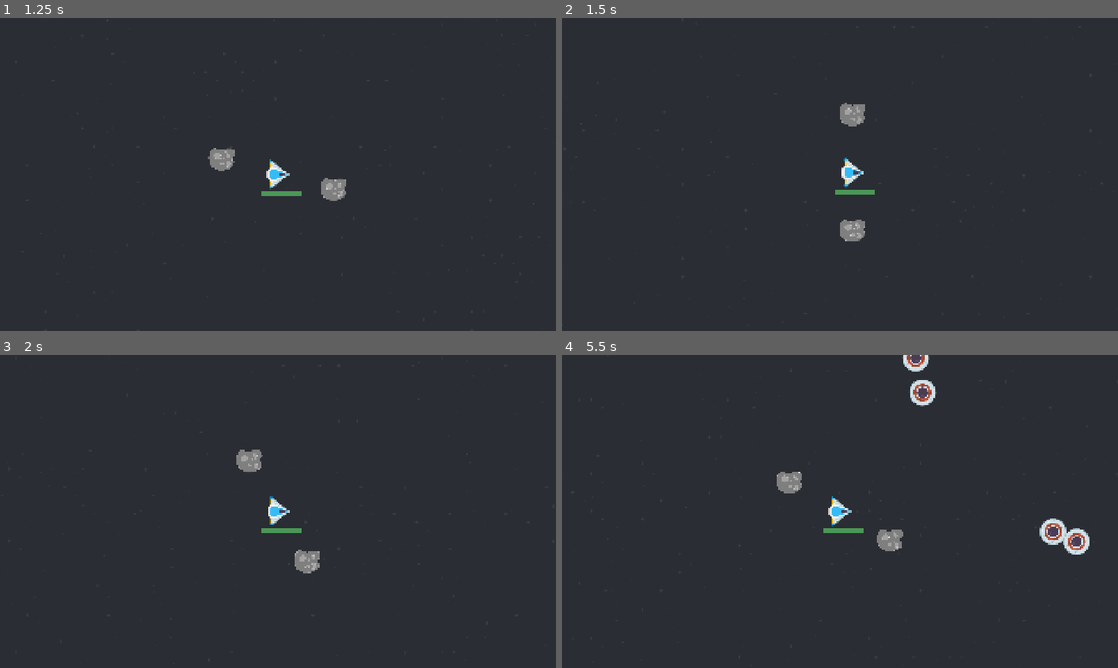
Above: before the commit, frames 1-4 (two rows, left to right).
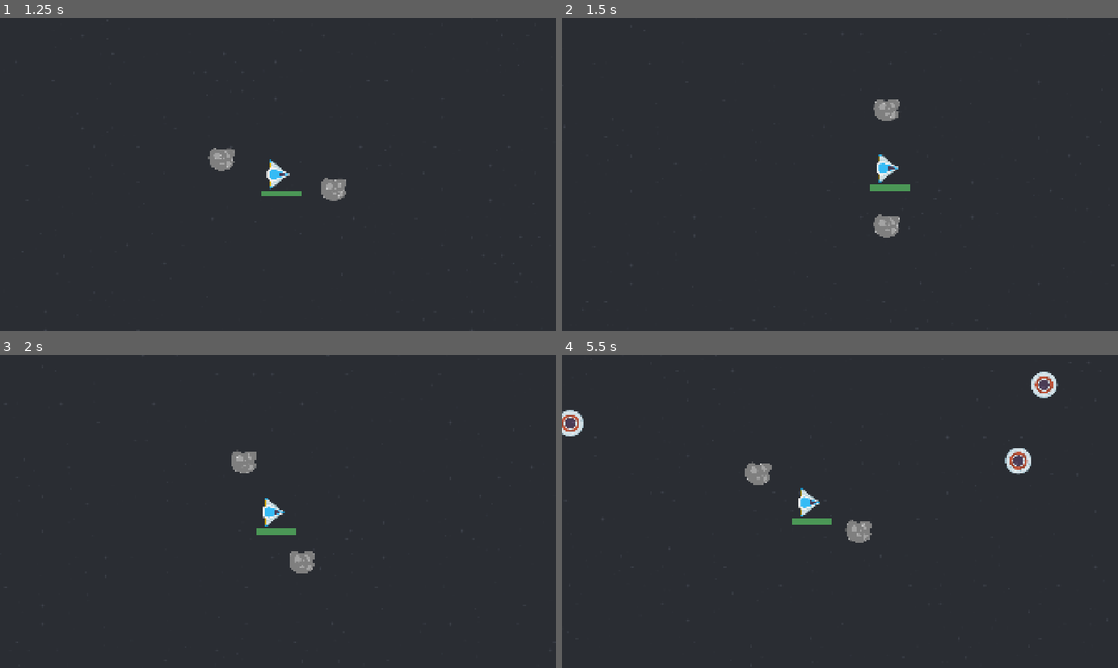
Above: after the commit, the same moments.

Repository: two-sticks-and-a-rock/space-arcade
Game: Godot game, scene res://scenes/main.tscn
Two runs of this game, one before a commit and one after it. Both use one fixed random seed, a clock stepped at 60 frames per second and the inputs below.
Inputs (mouse positions are in pixels of both pictures, inside the frame that each line leads up to):
- Up to frame 1 (1.25 s): move the mouse to (400, 158) at 0.52 s; press the mouse at (400, 158) at 0.53 s
- Up to frame 2 (1.5 s): move the mouse to (728, 190) at 1.27 s; release the mouse at (728, 190) at 1.28 s; click (728, 190) at 1.35 s
- Up to frame 3 (2 s): no input
- Up to frame 4 (5.5 s): move the mouse to (895, 442) at 2.02 s; press the mouse at (895, 442) at 2.03 s; move the mouse to (812, 574) at 2.77 s; release the mouse at (812, 574) at 2.78 s; click (812, 574) at 2.85 s; move the mouse to (1006, 558) at 3.52 s; press the mouse at (1006, 558) at 3.53 s; move the mouse to (673, 464) at 4.27 s; release the mouse at (673, 464) at 4.28 s; click (673, 464) at 4.35 s; move the mouse to (867, 511) at 5.02 s; press the mouse at (867, 511) at 5.03 s

Frame 1 is identical in both runs. In frame 2, 1.8% of the frame differs, in the area x 49-63%, y 26-72%; in frame 3, 0.8%; in frame 4, 3.8%, in the area x 0-95%, y 0-64%.

Commit message:
Clamp vector, multiply speed by 4

Diff:
--- a/scenes/MOVER.gd
+++ b/scenes/MOVER.gd
@@ -4,6 +4,9 @@
 var speed : float = 0.0
 
 var velocity
+
+var slingshot_length_clamp = 500
+var speed_mult = 4
 
 func reset() -> void:
 	direction = Vector2.ZERO
@@ -13,5 +16,5 @@
 	return velocity
 
 func _physics_process(_delta):
-	velocity = direction * speed
+	velocity = direction * speed * speed_mult
 	direction = lerp(direction, Vector2.ZERO, 0.01)
--- a/scenes/player/slingshot.gd
+++ b/scenes/player/slingshot.gd
@@ -15,7 +15,8 @@
 		start_vector = get_global_mouse_position()
 		end_vector = start_vector
 	if Input.is_action_pressed("click"):
-		end_vector = get_global_mouse_position()
+		var mouse_pos = get_global_mouse_position()
+		end_vector = mouse_pos.limit_length(Mover.slingshot_length_clamp)
 		clear_points()
 
 		var visible_start_vector = to_local(player.global_position)
